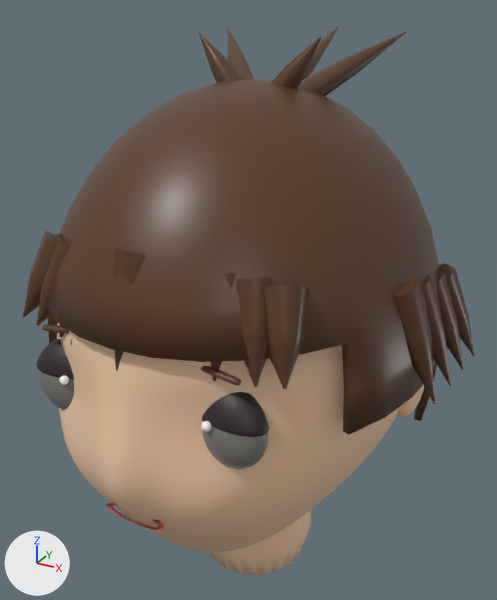
The glTF model test/analyse_3d/testkopf.glb: old version first, new version second.
The view is the same before and after, from a 50 mm camera at (1.34, -2.43, 1.39) aimed at (-0.04, 0.07, 0.14). The axes (+X, +Y, +Z) are drawn at lower left. The lights are the same throughout. The picture after the commit comes second. Vertices at exactly the same position are counted once.

Objects in the first picture: 'Testkopf'.
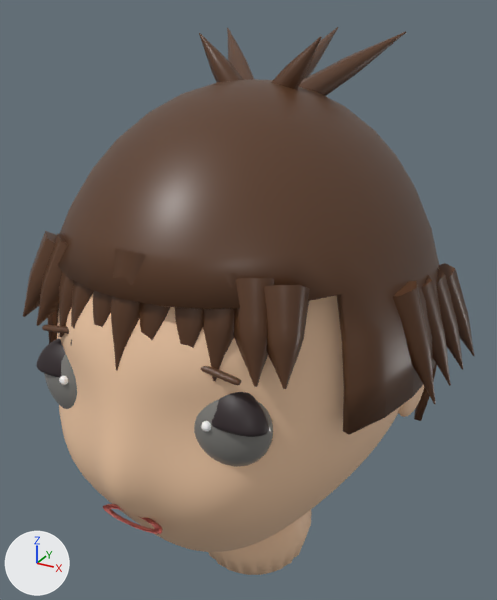
Where the change shows, as pixel boxes (x1, y1, x2, y2) in the pictures (497 x 600 px; the box of a moved part takes in the faces that stretch with it):
part 1 of me_kopf, moved or reshaped: before (38, 267, 347, 531); after (44, 354, 273, 534)
part 2 of me_kopf, surface changed: before (38, 378, 268, 469); after (45, 379, 274, 464)

Edits to the bpy script that builds the scene:
```text
Change me_kopf:
    used by ob_testkopf; location = (0.0, 0.0, 0.0)
    remove me_kopf.from_pydata(...)  # 11282 vertices, 22368 faces; spans x -0.89..0.89, y -0.98..0.99, z -1.34..1.26
    add me_kopf.from_pydata(...)  # 11264 vertices, 22332 faces; spans x -0.89..0.89, y -0.98..0.99, z -1.34..1.26
    me_kopf part 1: 268 vertices moved from x -0.48..0.49, y -0.87..-0.65, z -0.37..0.22 to x -0.48..0.49, y -0.88..-0.65, z -0.38..0.22; 537 vertices removed from x -0.55..0.55, y -0.91..-0.63, z -0.39..0.35; 519 vertices added at x -0.49..0.48, y -0.88..-0.66, z -0.39..0.21
    me_kopf part 2: 263 kept faces spanning x -0.48..0.49, y -0.84..-0.65, z -0.08..0.19 get new texture (UV) coordinates
```
